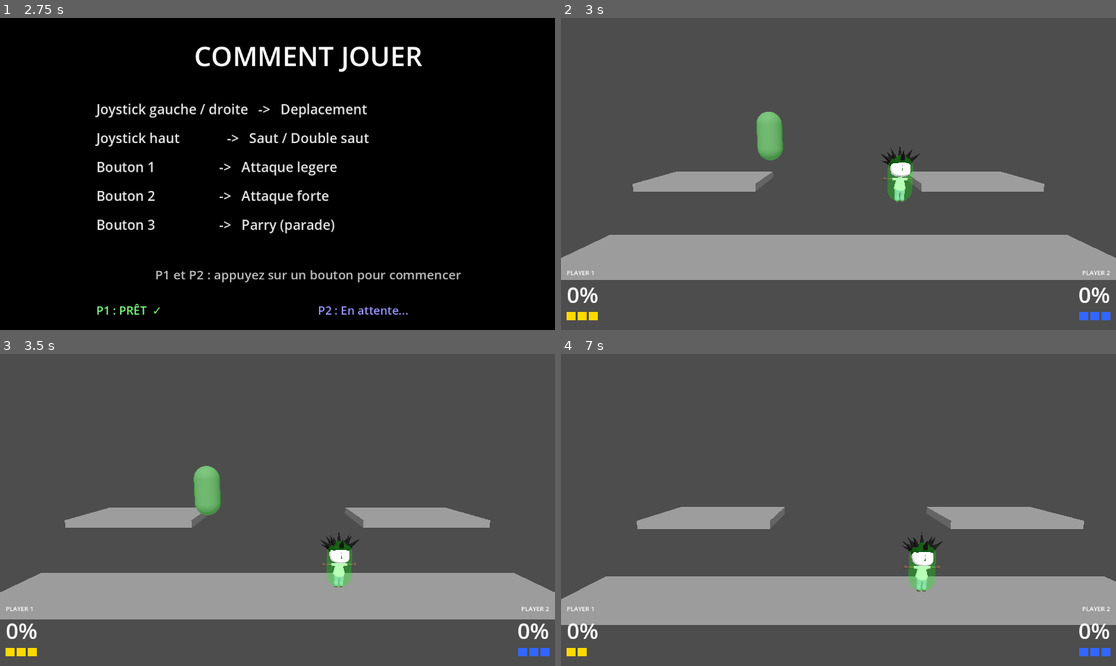
Above: before the commit, frames 1-4 (two rows, left to right).
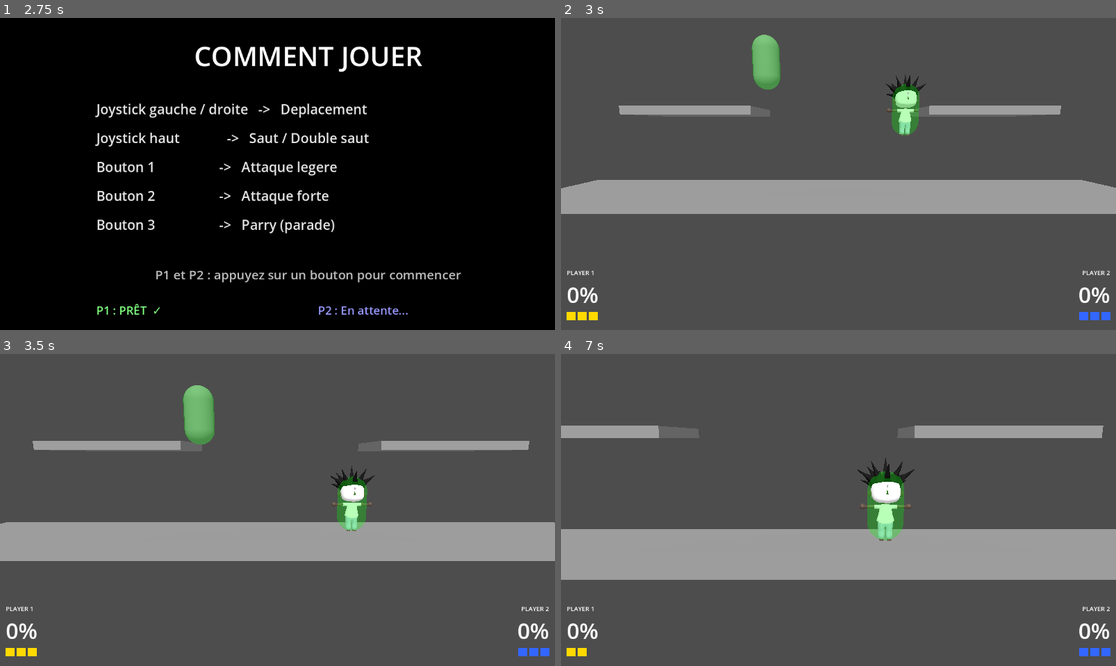
Above: after the commit, the same moments.

Repository: jesuisviko/SmashArcade
Game: Godot game, scene res://scenes/ui/how_to_play.tscn
Two runs of this game, one before a commit and one after it. Both use one fixed random seed, a clock stepped at 60 frames per second and the inputs below. This scene is started directly instead of the project's main scene.
Inputs:
- Up to frame 1 (2.75 s): tap Enter at 0.5, 2 s; hold D (p1_right) 0.53-1.28 s; tap E (p1_attack_light) at 0.6 s; tap Space (p1_parry) at 1.25, 2.1 s; hold S (p1_down) 1.28-2.03 s; tap R (p1_attack_strong) at 1.35 s; hold D (p1_right) from 2.03 s (still down)
- Up to frame 2 (3 s): tap Space (p1_parry) at 2.75 s; release D (p1_right) at 2.78 s; hold W (p1_up) from 2.78 s (still down); tap Keypad 1 (p2_attack_light) at 2.85 s
- Up to frame 3 (3.5 s): keep holding W (p1_up)
- Up to frame 4 (7 s): release W (p1_up) at 3.53 s; hold A (p1_left) 3.53-5.03 s; tap one key every 0.75 s from 3.6 s: Keypad 2 (p2_attack_strong) Down (p2_down) Left (p2_left) Keypad 0 (p2_parry) Right (p2_right); hold S (p1_down) 5.03-5.78 s; hold D (p1_right) 5.78-6.53 s; hold W (p1_up) from 6.53 s (still down)

Frame 1 is identical in both runs. In frame 2, 28% of the frame differs, in the area x 0-100%, y 5-84%; in frame 3, 32%; in frame 4, 36%, in the area x 0-100%, y 22-87%.

Commit message:
improvement : gestion de la caméra
UPDATE :
- zoom plus elevé si joueurs proches
- meilleure gestion de l'angle de la caméra en général
- mouvements de caméra a la vertical

A UPDATE :
- caméra lors d'une élimination / au spawn, qui est encore janky

Diff:
--- a/scripts/systems/camera_controller.gd
+++ b/scripts/systems/camera_controller.gd
@@ -1,13 +1,16 @@
 extends Camera3D
 
-const FOV_MIN         := 48.0
+const FOV_MIN         := 32.0
 const FOV_MAX         := 72.0
 const DIST_ZOOM_START := 5.0    # distance minimale avant que le FOV commence à augmenter
 const DIST_MAX        := 10.0   # distance de référence pour le zoom max
-const CAM_THRESHOLD   := 2.0    # déplacement X minimal du point médian avant de bouger la caméra
-const X_CLAMP         := 4.0    # limite absolue du déplacement horizontal de la caméra
-const LERP_SPEED      := 0.005
-const FIXED_Y         := 4.0
+const X_CLAMP         := 8.0    # limite absolue du déplacement horizontal de la caméra
+const LERP_SPEED      := 0.08
+const FOV_LERP_SPEED  := 0.008
+const FIXED_Y         := 2.0   # position Y de repos (reset) et minimum de suivi vertical
+const Y_MAX           := 5.0   # Y maximum du suivi vertical
+const Y_OFFSET        := 2.25  # décalage au-dessus du point médian Y des joueurs
+const Y_LERP          := 0.0025 # vitesse de suivi vertical (lent et doux)
 const FIXED_Z         := 8.0
 
 var is_resetting : bool = false
@@ -32,25 +35,30 @@
 
 	var p1x := p1.global_position.x
 	var p2x := p2.global_position.x
+	var p1y := p1.global_position.y
+	var p2y := p2.global_position.y
 
-	# Cible X : suit le point médian si > seuil, clampée aux limites de la map
-	var mid_x    := (p1x + p2x) * 0.5
-	var target_x := clampf(mid_x if abs(mid_x) > CAM_THRESHOLD else 0.0, -X_CLAMP, X_CLAMP)
+	# Cible X : suit toujours le point médian des joueurs, clampé aux limites de la map
+	var mid_x    : float = (p1x + p2x) / 2.0
+	var target_x : float = clamp(mid_x, -X_CLAMP, X_CLAMP)
 
-	# Spread : distance entre les joueurs OU éloignement du joueur le plus excentré
-	# → le FOV réagit aussi quand un joueur sort de la zone de la caméra
-	var dist_between   : float = abs(p1x - p2x)
-	var dist_from_edge : float = max(abs(p1x), abs(p2x)) * 1.5
-	var spread         : float = max(dist_between, dist_from_edge)
+	# Cible Y : suit la moyenne des positions Y + offset, clampée
+	var mid_y    := (p1y + p2y) * 0.5
+	var target_y := clampf(mid_y + Y_OFFSET, FIXED_Y, Y_MAX)
 
-	var zoom_range : float = DIST_MAX - DIST_ZOOM_START
-	var t          : float = clampf((spread - DIST_ZOOM_START) / zoom_range, 0.0, 1.0)
-	var target_fov : float = lerp(FOV_MIN, FOV_MAX, t)
+	# Spread : distance horizontale entre joueurs + composante verticale de la caméra
+	# → le FOV s'agrandit proportionnellement quand la caméra monte
+	var horizontal_spread : float = abs(p1x - p2x)
+	var vertical_spread   : float = max(0.0, (position.y - Y_OFFSET) * 2.0)
+	var fov_from_horizontal : float = (horizontal_spread - 5.0) / 5.0
+	var fov_from_vertical   : float = (vertical_spread   - 1.0) / 3.0
+	var fov_factor          : float = clamp(max(fov_from_horizontal, fov_from_vertical), 0.0, 1.0)
+	var target_fov          : float = lerp(32.0, 72.0, fov_factor)
 
 	position.x = lerp(position.x, target_x, LERP_SPEED)
-	position.y = FIXED_Y
+	position.y = lerp(position.y, target_y, Y_LERP)
 	position.z = FIXED_Z
-	fov        = lerp(fov, target_fov, LERP_SPEED)
+	fov        = lerp(fov, target_fov, FOV_LERP_SPEED)
 
 
 func reset_to_origin() -> void:
